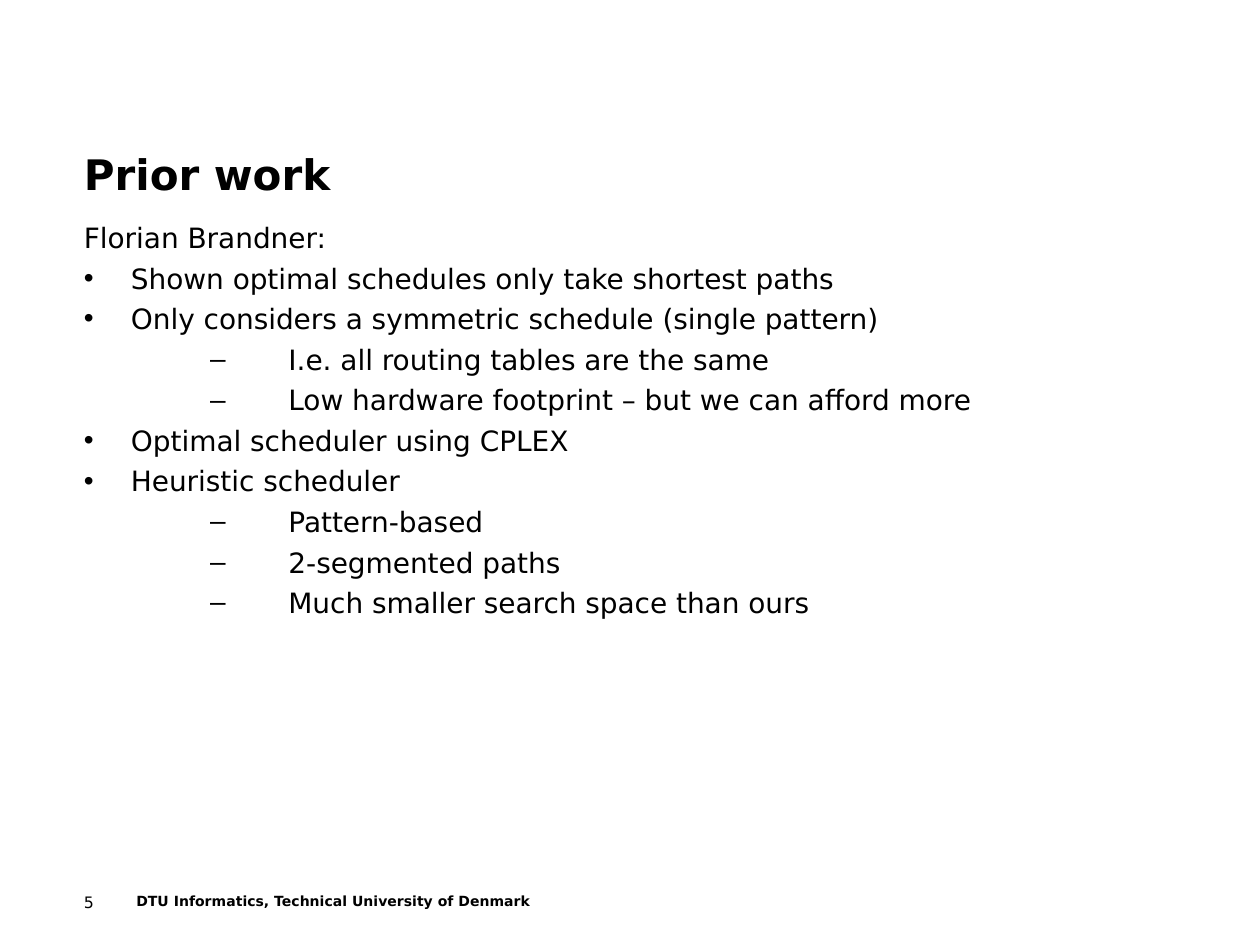
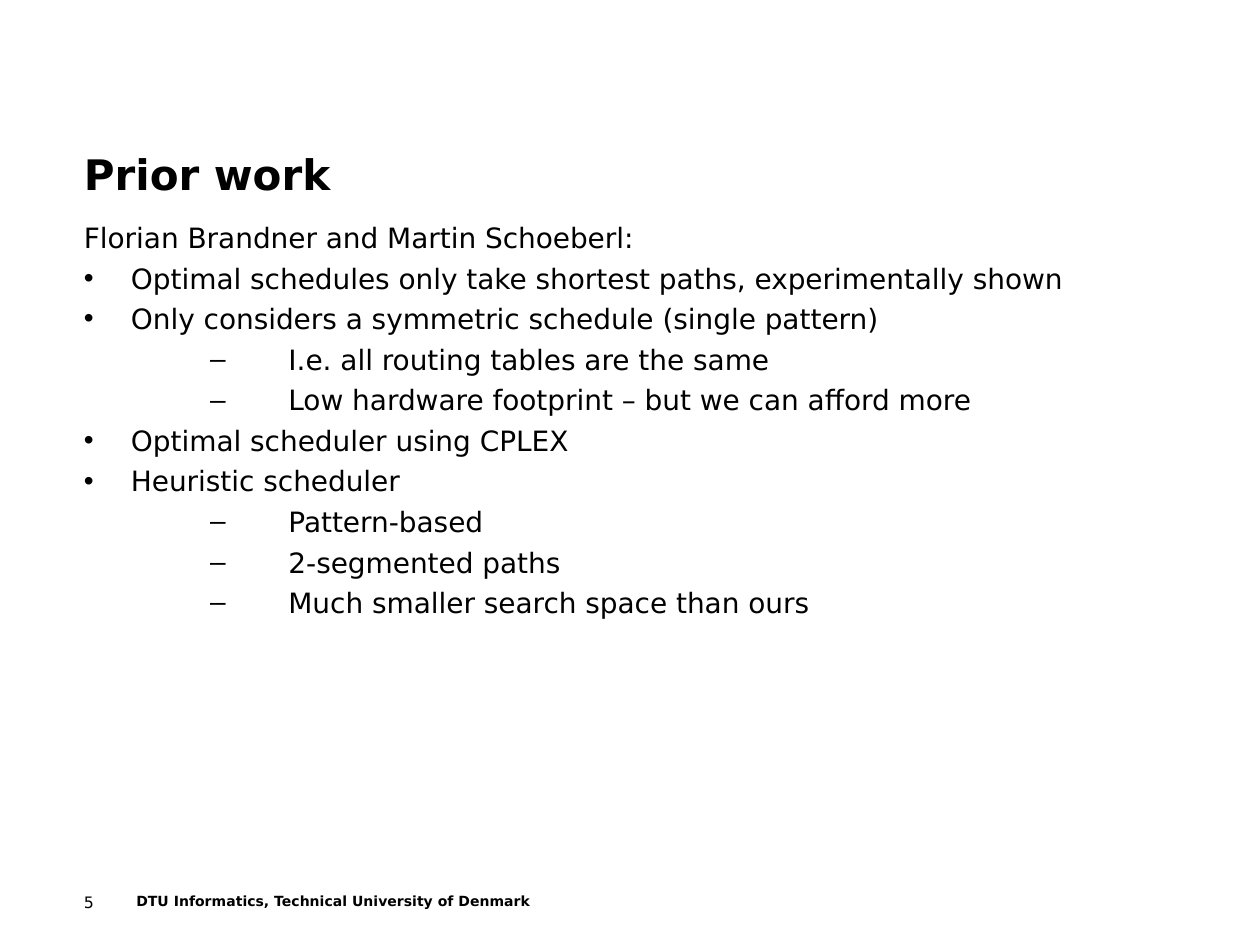
Before and after one commit to t-crest/poseidon, a slide deck: slide 5 of Report/eume_presentation.ppt. Drawn at 1260x945 pixels with LibreOffice and Linux fonts; fonts in the diff are those of the drawing; background and template pictures are left out. Boxes give left, top, right and bottom in pixels: in the first picture for what was removed or moved away, otherwise in the second. Text is boxed around its words. In the diff, an @@ line names an element or a change of style, - is before the commit and + after.

Commit message:
minor

```diff
--- a/Report/eume_presentation.ppt
+++ b/Report/eume_presentation.ppt
@@ text at (84, 226, 1063, 295): text changed @@
-Florian Brandner:
-• Shown optimal schedules only take shortest paths
+Florian Brandner and Martin Schoeberl:
+• Optimal schedules only take shortest paths, experimentally shown
```
